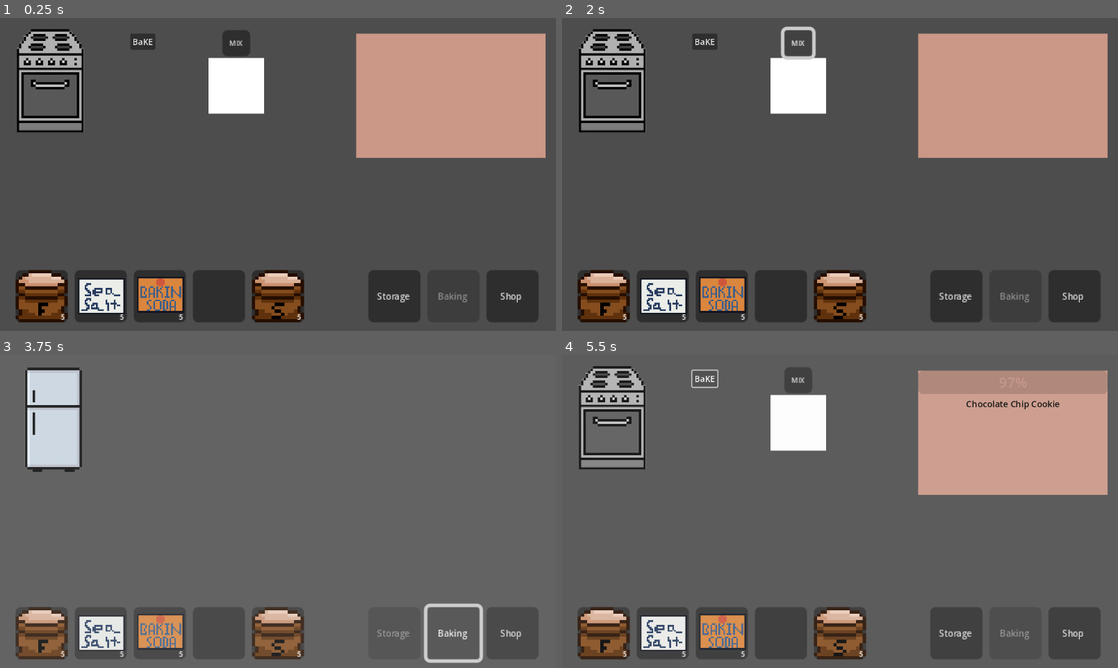
Above: before the commit, frames 1-4 (two rows, left to right).
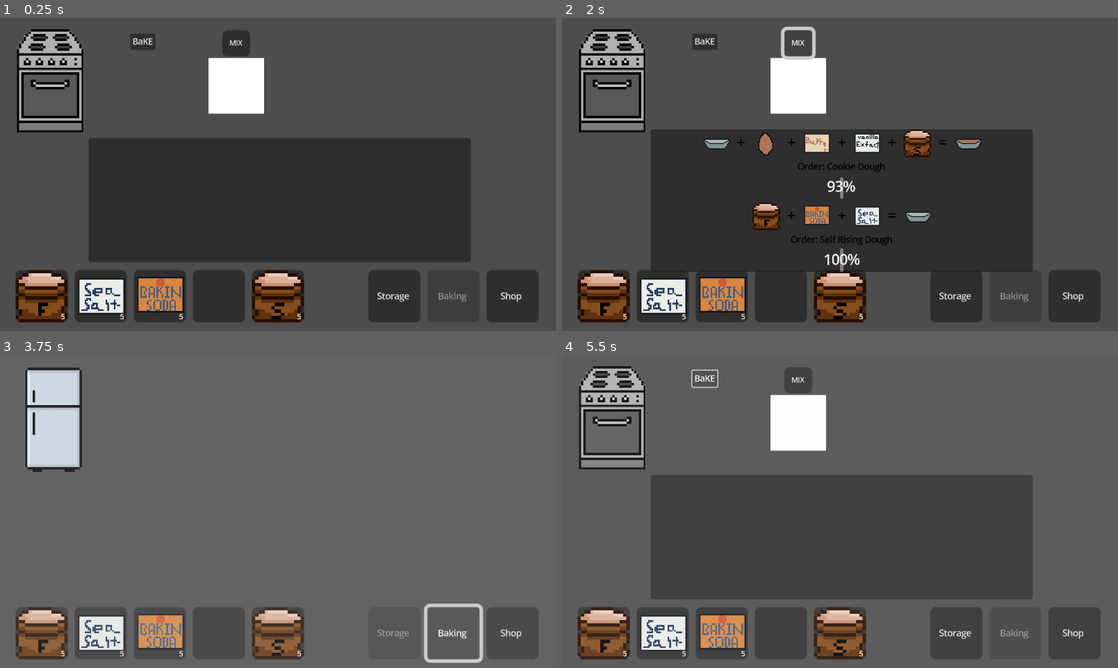
Above: after the commit, the same moments.

Repository: amusci/sweet-treat
Game: Godot game, scene res://Scenes/Areas/bakery_playground.tscn
Two runs of this game, one before a commit and one after it. Both use one fixed random seed, a clock stepped at 60 frames per second and the inputs below.
Inputs:
- Up to frame 1 (0.25 s): no input
- Up to frame 2 (2 s): click "BaKE" at 0.5 s; click "MIX" at 1.25 s
- Up to frame 3 (3.75 s): click "Storage" at 2 s; click "Shop" at 2.75 s; click "Baking" at 3.5 s
- Up to frame 4 (5.5 s): click "Shop" at 4.25 s; click "BaKE" at 5 s

The runs differ from the first frame. In frame 1, 40% of the frame differs, in the area x 10-99%, y 4-97%; in frame 2, 43%; in frame 3, 0.2%; in frame 4, 40%.

Commit message:
Show Recipe on the order tooltip
OrderManager now removes order by data instead of == the name
Order now shows the recipe user needs to make on tooltip

i need ui help so bad please

Diff:
--- a/Resources/RecipeResources/InbetweenRecipeResources/baking_sheet_cookie_dough.tres
+++ b/Resources/RecipeResources/InbetweenRecipeResources/baking_sheet_cookie_dough.tres
@@ -18,4 +18,4 @@
 ingredients = Array[ExtResource("1_nityr")]([SubResource("Resource_8dxy4")])
 tool_required = "bakingsheet"
 sell_price = 0.0
-time_to_make = 10.0
+time_to_make = 5.0
--- a/Resources/RecipeResources/InbetweenRecipeResources/cookie_dough.tres
+++ b/Resources/RecipeResources/InbetweenRecipeResources/cookie_dough.tres
@@ -38,4 +38,4 @@
 ingredients = Array[ExtResource("1_xjijx")]([SubResource("Resource_hct02"), SubResource("Resource_mx8fl"), SubResource("Resource_sskqx"), SubResource("Resource_8l02b"), SubResource("Resource_s8xic")])
 tool_required = "mixing"
 sell_price = 0.0
-time_to_make = 10.0
+time_to_make = 15.0
--- a/Resources/RecipeResources/InbetweenRecipeResources/self_rising_dough.tres
+++ b/Resources/RecipeResources/InbetweenRecipeResources/self_rising_dough.tres
@@ -28,4 +28,4 @@
 ingredients = Array[ExtResource("2_hupyq")]([SubResource("Resource_6ln8n"), SubResource("Resource_si7ht"), SubResource("Resource_djmpx")])
 tool_required = "mixing"
 sell_price = 0.0
-time_to_make = 10.0
+time_to_make = 2.0
--- a/Scenes/Areas/bakery_playground.tscn
+++ b/Scenes/Areas/bakery_playground.tscn
@@ -32,8 +32,8 @@
 offset_bottom = 175.0
 
 [node name="OrderContainer" parent="." instance=ExtResource("5_0sb6y")]
-offset_left = 205.0
-offset_top = 9.0
-offset_right = 423.0
-offset_bottom = 152.0
+offset_left = 51.0
+offset_top = 69.0
+offset_right = 491.0
+offset_bottom = 212.0
 scale = Vector2(0.5, 0.5)
--- a/Scenes/Orders/Order.tscn
+++ b/Scenes/Orders/Order.tscn
@@ -2,18 +2,27 @@
 
 [ext_resource type="Script" uid="uid://clbrewwkc1qkf" path="res://Scenes/Orders/order.gd" id="1_0qwn2"]
 
-[node name="Container" type="VBoxContainer"]
-offset_right = 126.0
-offset_bottom = 45.0
+[node name="Order" type="VBoxContainer"]
+offset_top = 48.0
+offset_right = 300.0
+offset_bottom = 150.0
 script = ExtResource("1_0qwn2")
+
+[node name="RecipeContainer" type="HBoxContainer" parent="."]
+layout_mode = 2
+size_flags_horizontal = 4
+size_flags_vertical = 0
+
+[node name="Label" type="Label" parent="."]
+layout_mode = 2
+size_flags_horizontal = 4
+size_flags_vertical = 0
+theme_override_colors/font_color = Color(0, 0, 0, 1)
+theme_override_font_sizes/font_size = 10
+text = "Order: Recipe Name"
+horizontal_alignment = 1
 
 [node name="ProgressBar" type="ProgressBar" parent="."]
 layout_mode = 2
+size_flags_horizontal = 4
 fill_mode = 3
-
-[node name="Label" type="Label" parent="."]
-layout_mode = 2
-theme_override_colors/font_color = Color(0, 0, 0, 1)
-theme_override_font_sizes/font_size = 10
-text = "dab of ranch + whatever"
-horizontal_alignment = 1
--- a/Scenes/Orders/OrderContainer.tscn
+++ b/Scenes/Orders/OrderContainer.tscn
@@ -1,25 +1,28 @@
-[gd_scene load_steps=4 format=3 uid="uid://bqekke6vc13d1"]
+[gd_scene load_steps=3 format=3 uid="uid://bqekke6vc13d1"]
 
-[ext_resource type="Texture2D" uid="uid://cbp7qyiqpeatv" path="res://Assets/TempAssets/32x32.png" id="1_7klac"]
 [ext_resource type="PackedScene" uid="uid://c0xh2jlxgkwvv" path="res://Scenes/Orders/Order.tscn" id="1_bvury"]
 [ext_resource type="Script" uid="uid://dvuv40ewirygo" path="res://Scenes/Orders/order_container.gd" id="2_tuw3p"]
 
-[node name="TextureRect" type="TextureRect"]
-modulate = Color(0.796078, 0.592157, 0.52549, 1)
+[node name="OrderContainer" type="Control"]
+layout_mode = 3
 anchors_preset = 15
 anchor_right = 1.0
 anchor_bottom = 1.0
 grow_horizontal = 2
 grow_vertical = 2
-texture = ExtResource("1_7klac")
 
-[node name="OrderContainer" type="VBoxContainer" parent="."]
-custom_minimum_size = Vector2(0, 50)
+[node name="PanelContainer" type="PanelContainer" parent="."]
 layout_mode = 1
 anchors_preset = 15
 anchor_right = 1.0
 anchor_bottom = 1.0
 grow_horizontal = 2
 grow_vertical = 2
+
+[node name="MarginContainer" type="MarginContainer" parent="PanelContainer"]
+layout_mode = 2
+
+[node name="VBoxContainer" type="VBoxContainer" parent="PanelContainer/MarginContainer"]
+layout_mode = 2
 script = ExtResource("2_tuw3p")
 order_scene = ExtResource("1_bvury")
--- a/Scenes/Orders/order.gd
+++ b/Scenes/Orders/order.gd
@@ -4,24 +4,69 @@
 ######## Needs to show sprite + SPRITE + sPrItE = RECIPE
 ######## Need to also show previous inbetween recipes.. no clue how to do this...
 
-
 var progress_bar: ProgressBar
 var label: Label
 var recipe
+var recipe_container: HBoxContainer
 var time_left: float
 var max_time: float
+var order_data
 
-func setup(order_data):
+func setup(order_data_param):
 	# Order setup functionality
+	order_data = order_data_param # New variable alert
 	# Need to load these two as they are instantiated
 	progress_bar = get_node("ProgressBar")
 	label = get_node("Label")
-	# Then set the UI to the data
+
+	recipe_container = get_node("RecipeContainer")
+
+	# Clear any existing recipe display
+	for child in recipe_container.get_children():
+		child.queue_free()
+
+	# Add ingredient sprites
+	for i in range(order_data.ingredients.size()):
+		var recipe_requirement = order_data.ingredients[i]
+		var actual_ingredient = recipe_requirement.ingredient
+
+		# Create sprite for ingredient
+		var ingredient_sprite = TextureRect.new()
+		ingredient_sprite.texture = actual_ingredient.icon
+		ingredient_sprite.stretch_mode = TextureRect.STRETCH_KEEP_ASPECT_CENTERED
+		ingredient_sprite.custom_minimum_size = Vector2(32, 32) # We are doing 32x32 right?
+		recipe_container.add_child(ingredient_sprite)
+
+		# Add + between ingredients
+		if i < order_data.ingredients.size() - 1:
+			var plus_label = Label.new()
+			plus_label.text = " + "
+			plus_label.add_theme_font_size_override("font_size", 16)
+			plus_label.add_theme_color_override("font_color", Color.BLACK)
+			recipe_container.add_child(plus_label)
+
+	# Add equals sign to signify output
+	var equals_label = Label.new()
+	equals_label.text = " = "
+	equals_label.add_theme_font_size_override("font_size", 16)
+	equals_label.add_theme_color_override("font_color", Color.BLACK)
+	recipe_container.add_child(equals_label)
+
+	# Add final recipe
+	var recipe_sprite = TextureRect.new()
+	recipe_sprite.texture = order_data.recipe.icon
+	recipe_sprite.stretch_mode = TextureRect.STRETCH_KEEP_ASPECT_CENTERED
+	recipe_sprite.custom_minimum_size = Vector2(32, 32) # 32x32
+	recipe_container.add_child(recipe_sprite)
+
+	# Set up the rest of the order data
 	recipe = order_data.recipe
 	time_left = order_data.time_left
-	max_time = recipe.time_to_make
+	max_time = order_data.recipe.time_to_make
+	# Show recipe name
+	label.text = "Order: %s" % order_data.recipe.title
 
-	label.text = recipe.title
+
 	progress_bar.max_value = 100.0
 	progress_bar.value = 100.0
 
@@ -34,4 +79,5 @@
 
 		if time_left <= 0:
 			# Order expired
-			OrderManager.remove_order(self)
+			OrderManager.remove_order_by_data(order_data)
+			queue_free()
--- a/Scripts/Singleton/OrderManager.gd
+++ b/Scripts/Singleton/OrderManager.gd
@@ -6,7 +6,7 @@
 var available_recipes: Array = []
 var active_orders: Array = []
 @export var max_orders := 3
-@export var spawn_interval := 5.0
+@export var spawn_interval := 1.0
 var spawn_timer := 0.0
 
 signal order_added(order_data)
@@ -14,14 +14,14 @@
 
 func _ready():
 	# Make sure DataManager already loaded the recipes
-	if DataManager.finished_recipes.size() > 0:
+	if DataManager.inbetween_recipes.size() > 0:
 		init_recipes()
 	else:
 		print("No finished recipes available!")
 
 func init_recipes():
 	# Put the available recipes into an array
-	available_recipes = DataManager.finished_recipes.values()
+	available_recipes = DataManager.inbetween_recipes.values()
 	print("Loaded ", available_recipes.size(), " recipes:")
 	for recipe in available_recipes:
 		print("- ", recipe.title)
@@ -38,19 +38,19 @@
 	var recipe = available_recipes.pick_random() # Choose random recipe
 	var order_data = { # House recipe data in dictionary
 		"recipe": recipe,
-		"time_left": recipe.time_to_make
+		"time_left": recipe.time_to_make,
+		"ingredients" : recipe.ingredients,
 	}
-
 	active_orders.append(order_data) # Create new order in array
 	print("New order: ", recipe.title, " (", active_orders.size(), "/", max_orders, ")")
 	order_added.emit(order_data) # Tell our container to add an order
 
-func remove_order(order_node):
-	# Remove order functionality
-	for i in range(active_orders.size()):
-		if active_orders[i].recipe == order_node.recipe: # Make sure our array aligns with the UI
-			active_orders.remove_at(i) # Remove that order from the array
-			break
-
-	print("Order removed: ", order_node.recipe.title, " (", active_orders.size(), "/", max_orders, ")")
-	order_removed.emit(order_node) # Tell our container to remove the order
+func remove_order_by_data(order_data):
+	var index = active_orders.find(order_data)
+	if index != -1:
+		active_orders.remove_at(index)
+		print("Removed order: ", order_data.recipe.title, " (", active_orders.size(), "/", max_orders, ")")
+		# Note: You'll need to handle the UI removal in your container script
+		# since we don't have the order_node here to emit with
+	else:
+		print("Error: Could not find order to remove!")
--- a/project.godot
+++ b/project.godot
@@ -32,6 +32,10 @@
 window/size/window_height_override=720
 window/stretch/mode="canvas_items"
 
+[gui]
+
+theme/default_font_multichannel_signed_distance_field=true
+
 [input]
 
 only_one={
